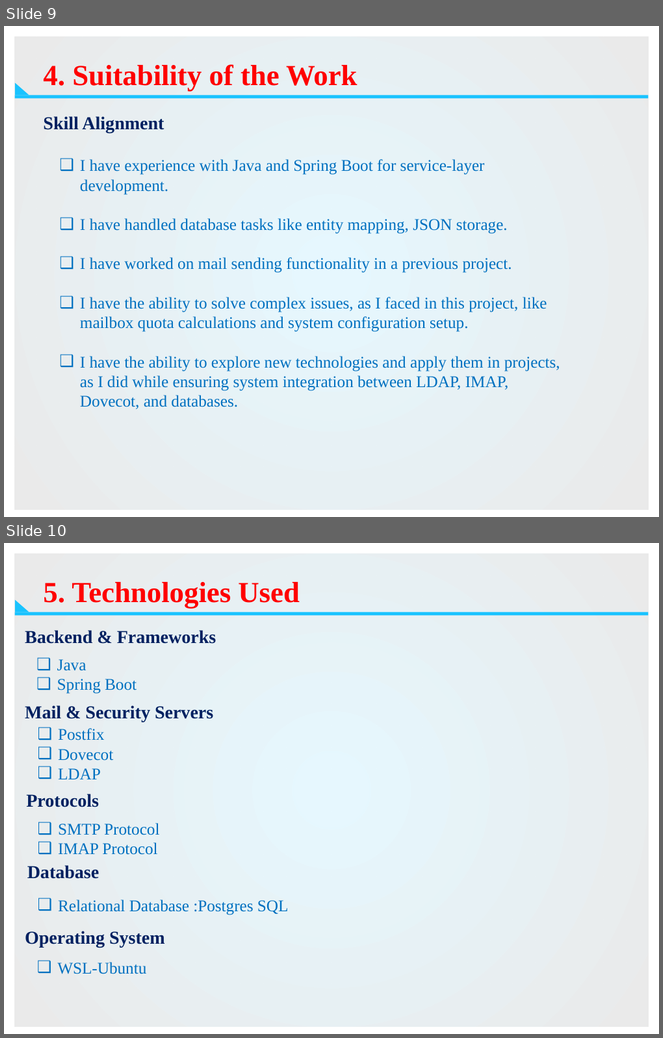
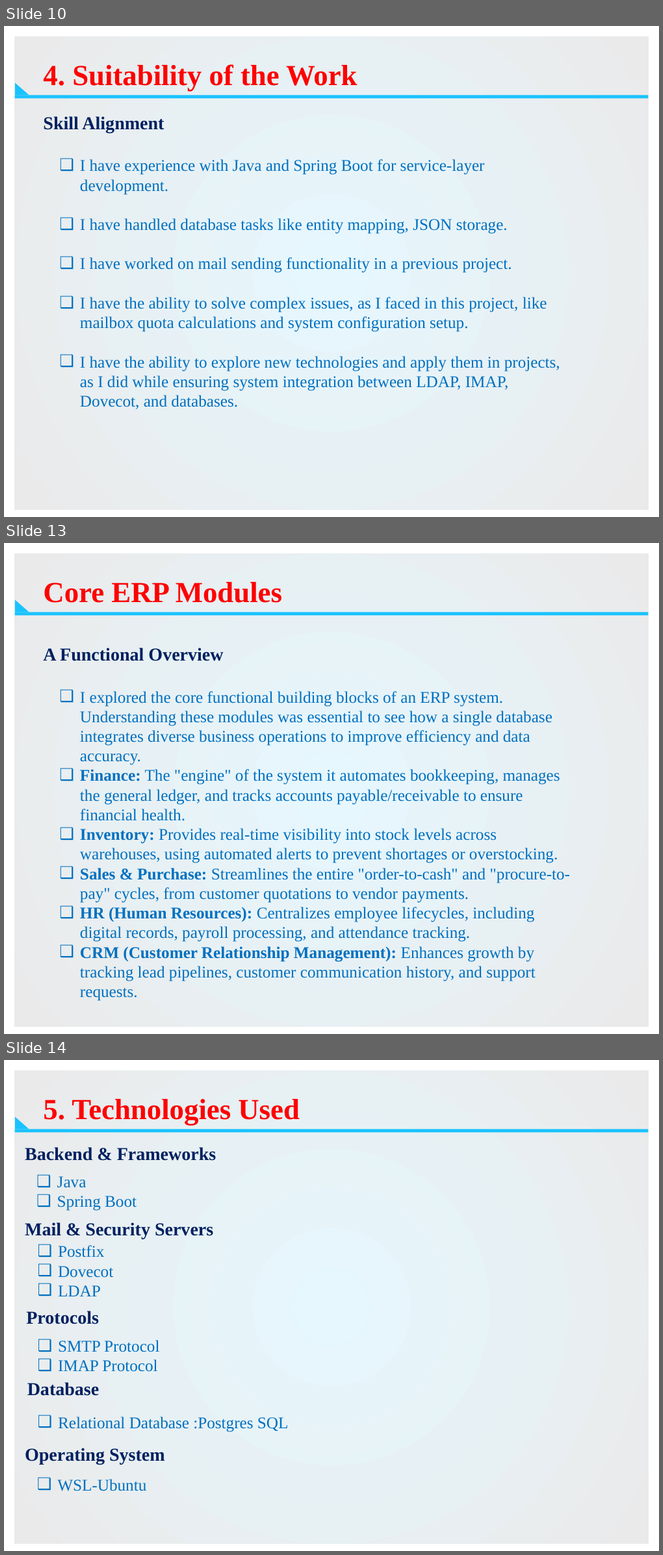
Before and after one commit to ushalaji0505/ERP-API-DOC, a slide deck: mms-bel.pptx. Shown one above the other, each under a label of ours: slides 9 and 10 before the commit, slides 10, 13 and 14 after it; the slides between them are not shown. The pictures are 663x1038 and 663x1555 pixels, drawn with LibreOffice and Linux fonts; fonts in the diff are those of the drawing; background and template pictures are left out. Boxes give left, top, right and bottom in pixels: in the first picture for what was removed or moved away, otherwise in the second. Text is boxed around its words. In the diff, an @@ line names an element or a change of style, - is before the commit and + after.

```diff
--- a/mms-bel.pptx
+++ b/mms-bel.pptx
@@ slide 13 added at box(4, 543, 659, 1034), background #FFFFFF; not listed: 4 template elements that a slide beside it also shows @@
@@ title added at box(43, 582, 282, 603), 32 pt, text #FF0000, bold @@
+Core ERP Modules
@@ text added at box(43, 648, 223, 661), 20 pt, text #002060, bold @@
+A Functional Overview
@@ text added at box(80, 691, 570, 1001), 18 pt, text #0070C0 @@
+❑ I explored the core functional building blocks of an ERP system. Understanding these modules was essential to see how a single database integrates diverse business operations to improve efficiency and data accuracy.
+❑ Finance: The "engine" of the system it automates bookkeeping, manages the general ledger, and tracks accounts payable/receivable to ensure financial health.
+❑ Inventory: Provides real-time visibility into stock levels across warehouses, using automated alerts to prevent shortages or overstocking.
+❑ Sales & Purchase: Streamlines the entire "order-to-cash" and "procure-to-pay" cycles, from customer quotations to vendor payments.
+❑ HR (Human Resources): Centralizes employee lifecycles, including digital records, payroll processing, and attendance tracking.
+❑ CRM (Customer Relationship Management): Enhances growth by tracking lead pipelines, customer communication history, and support requests.
@@ what was slide 9 is now slide 10 @@
@@ what was slide 10 is now slide 14 @@
```
Also in this commit, not shown: 3 slides changed, 3 other slides added.
